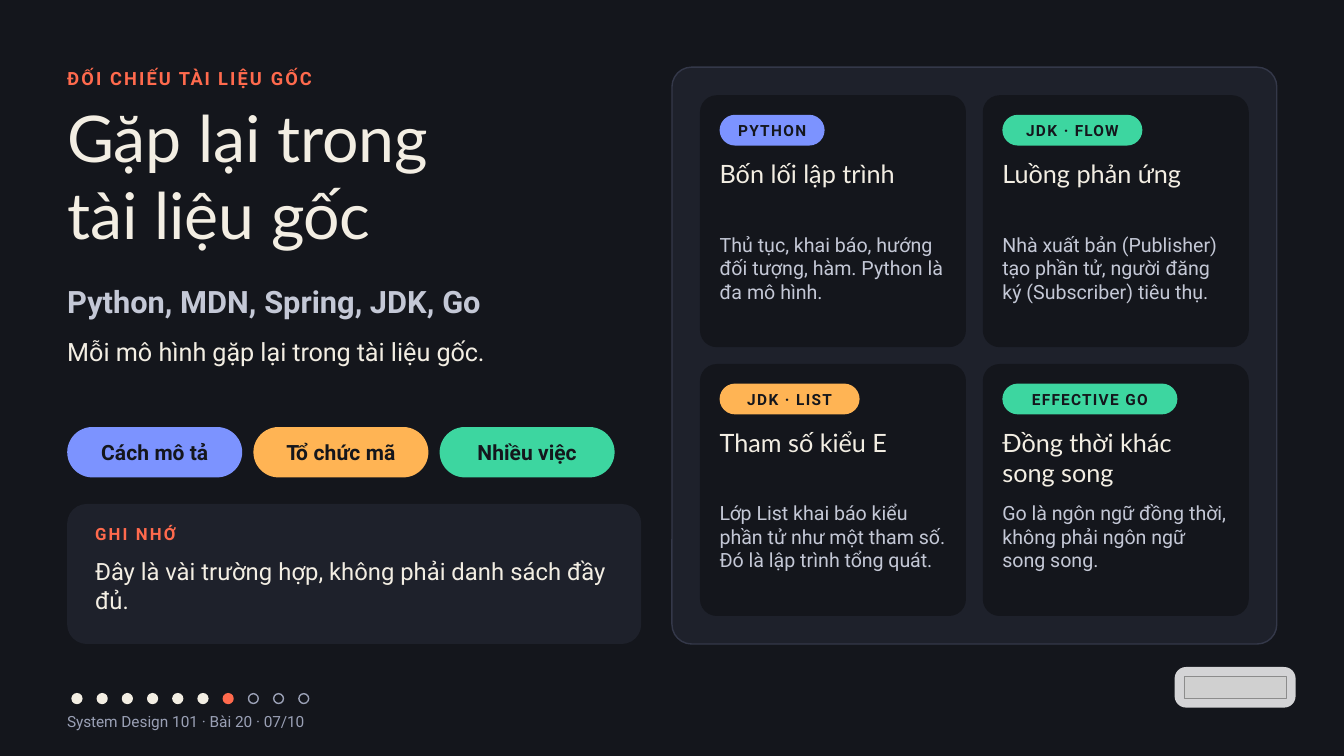
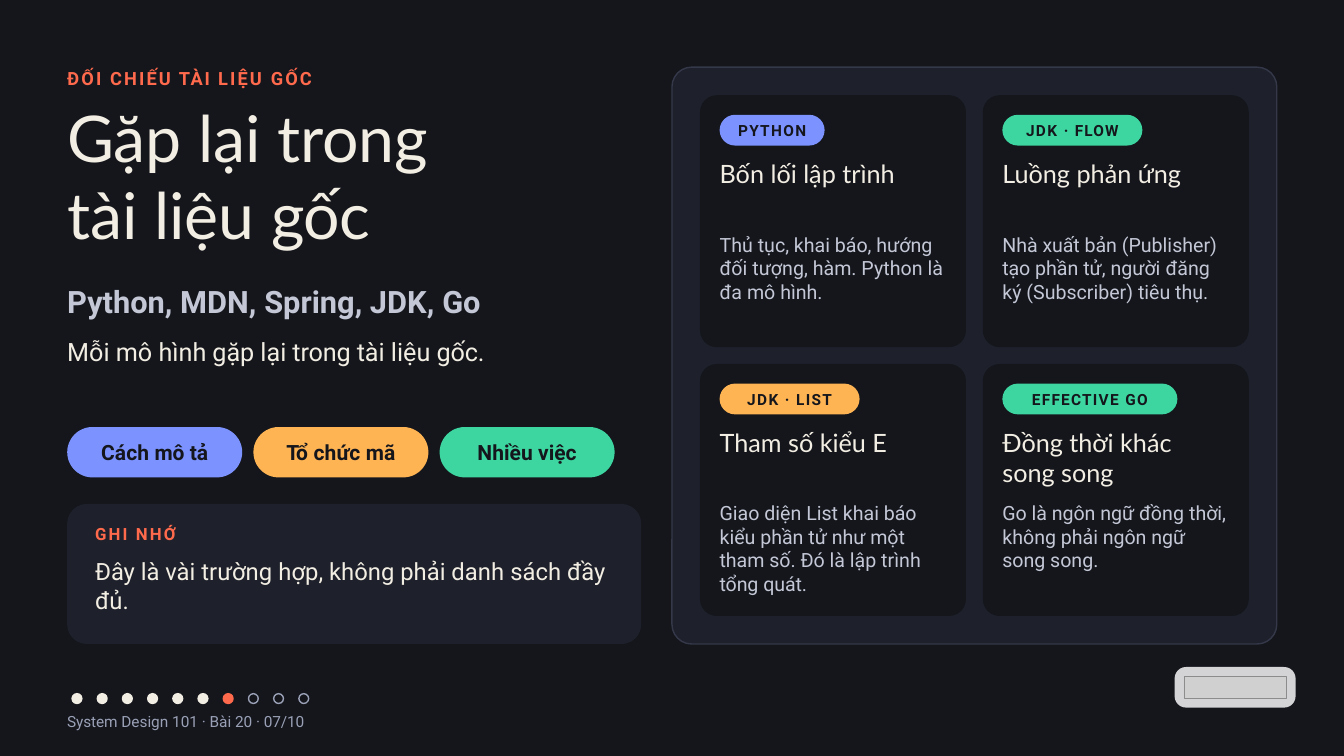
Before and after one commit to vohoailinh90/tool-marketing-studio, a slide deck: slide 7 of system-design-101/vi/lessons/sd-10-020/slides/sd-10-020.pptx. Drawn at 1344x756 pixels with LibreOffice and Linux fonts; fonts in the diff are those of the drawing; grey boxes stand for pictures. Boxes give left, top, right and bottom in pixels: in the first picture for what was removed or moved away, otherwise in the second. Text is boxed around its words. In the diff, an @@ line names an element or a change of style, - is before the commit and + after.

```diff
--- a/system-design-101/vi/lessons/sd-10-020/slides/sd-10-020.pptx
+++ b/system-design-101/vi/lessons/sd-10-020/slides/sd-10-020.pptx
@@ text at [720, 505, 921, 595]: text changed @@
-Lớp List khai báo kiểu phần tử như một tham số. Đó là lập trình tổng quát.
+Giao diện List khai báo kiểu phần tử như một tham số. Đó là lập trình tổng quát.
```
Also in this commit, not shown: 4 other files.
